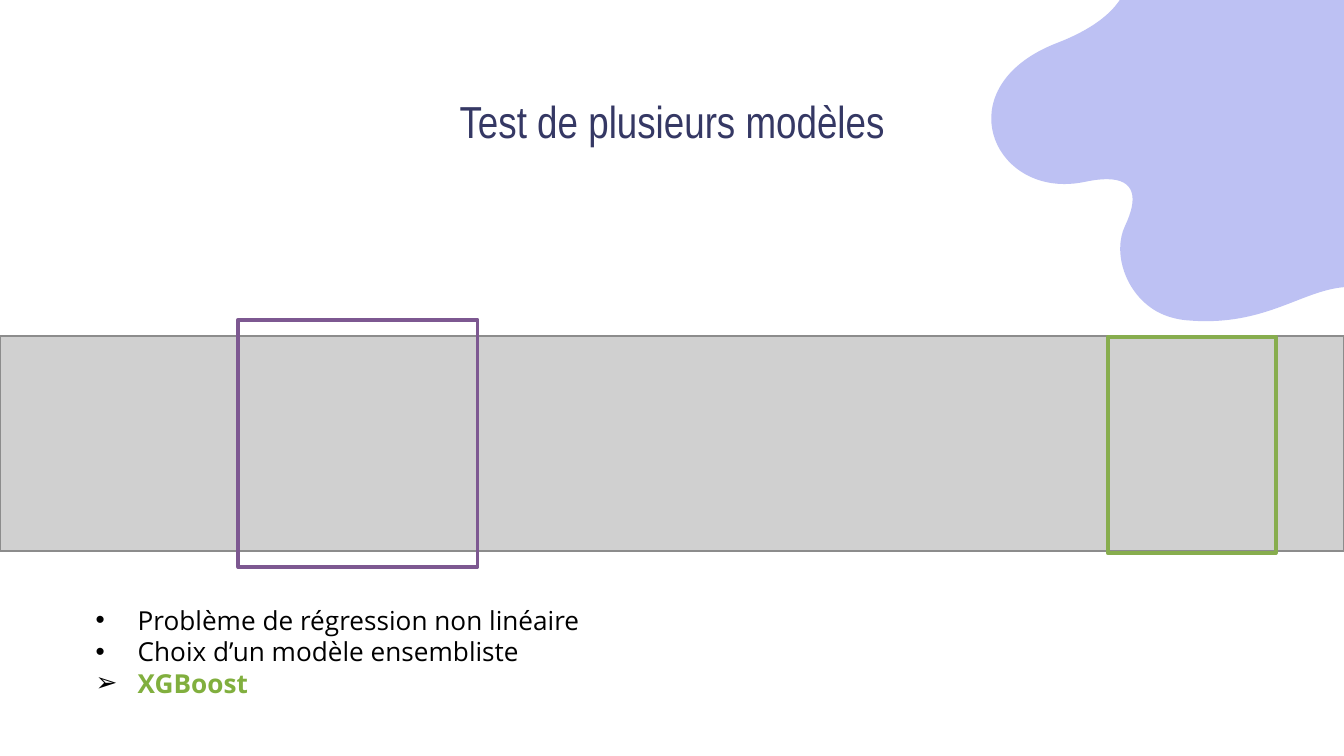
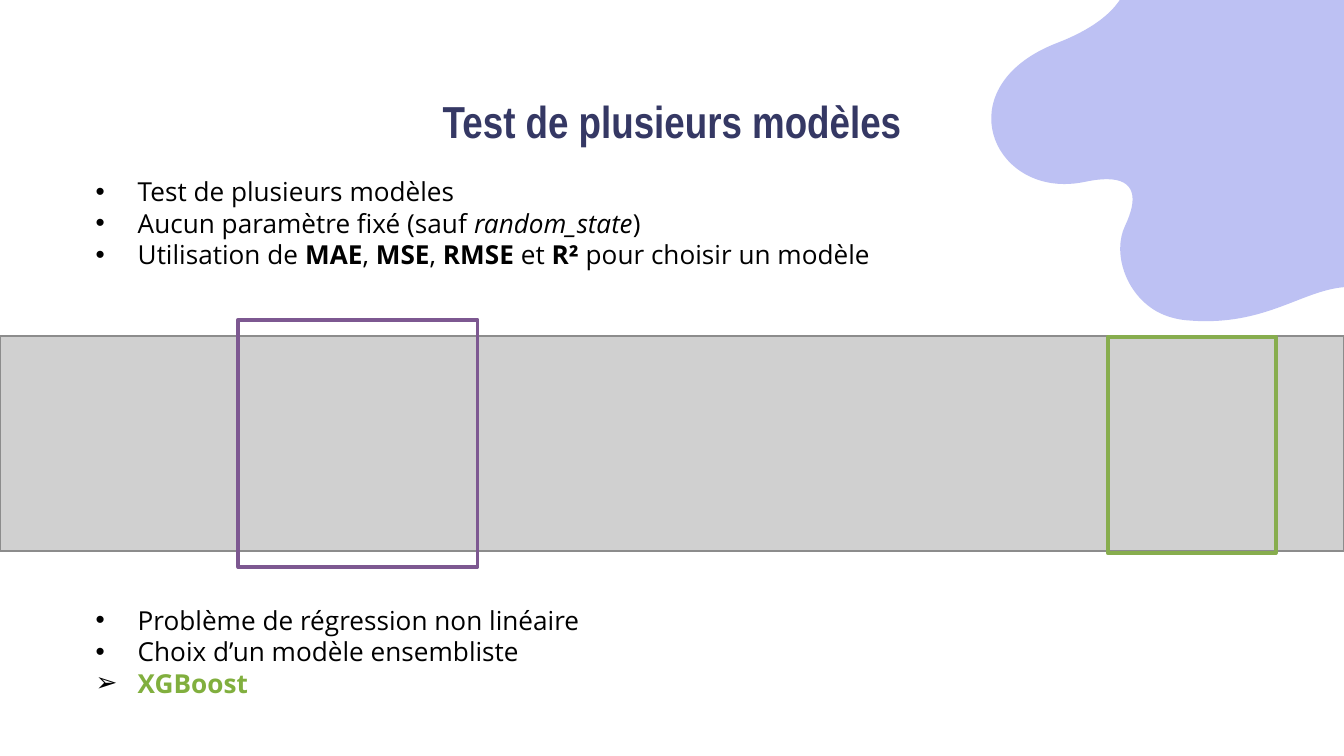
Before and after one commit to Sylvariane/Anticipez_les_besoins_en_electricite, a slide deck: slide 29 of Pélec_03_presentation.pptx (slide 27 before the commit). Drawn at 1344x756 pixels with LibreOffice and Linux fonts; fonts in the diff are those of the drawing; grey boxes stand for pictures. Boxes give left, top, right and bottom in pixels: in the first picture for what was removed or moved away, otherwise in the second. Text is boxed around its words. In the diff, an @@ line names an element or a change of style, - is before the commit and + after.

Commit message:
modification nettoyage des données, modifications des modèles en conséquences, retrait de la stratification dans split_train_test

```diff
--- a/Pélec_03_presentation.pptx
+++ b/Pélec_03_presentation.pptx
@@ title "Test de plusieurs modèles" at <box>443,105,901,148</box>: bold on @@
@@ text added at <box>138,181,869,271</box>, 14 pt, text #000000 @@
+• Test de plusieurs modèles
+• Aucun paramètre fixé (sauf random_state)
+• Utilisation de MAE, MSE, RMSE et R² pour choisir un modèle
```
Also in this commit, not shown: 25 other slides changed, 3 slides added, 2 other files.
